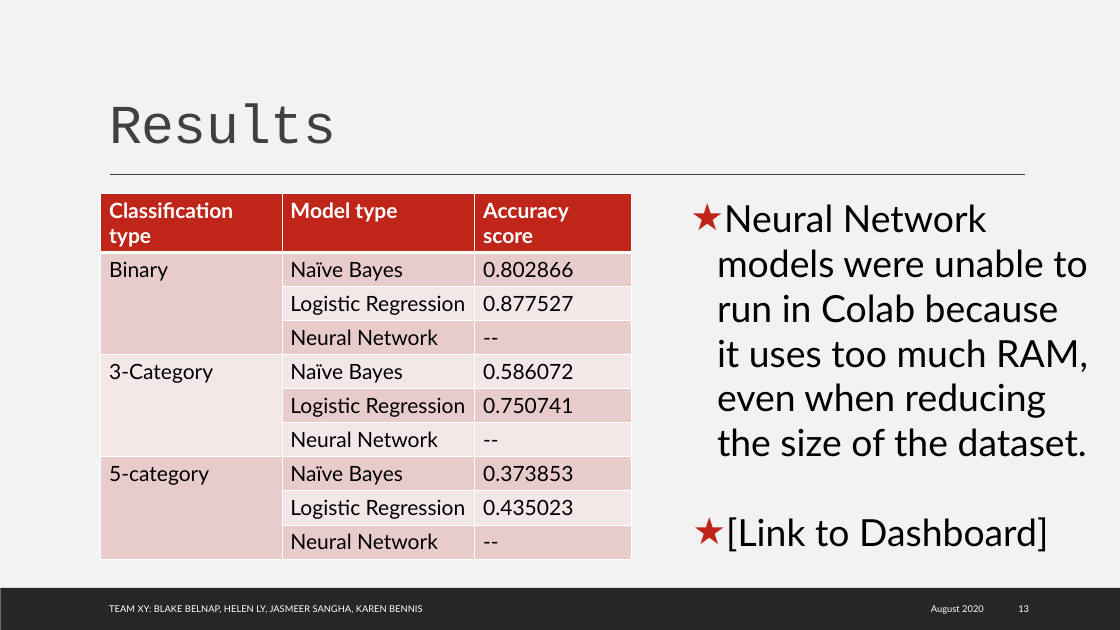
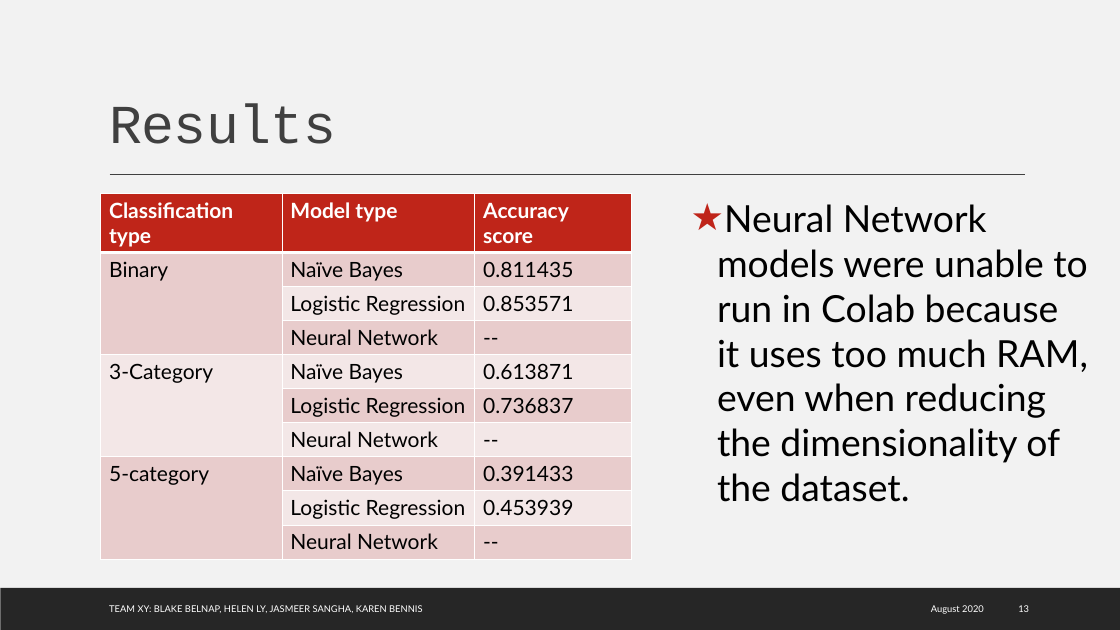
Before and after one commit to karenbennis/Xy, a slide deck: slide 13 of Team Xy Presentation.pptx. Drawn at 1120x630 pixels with LibreOffice and Linux fonts; fonts in the diff are those of the drawing; background and template pictures are left out. Boxes give left, top, right and bottom in pixels: in the first picture for what was removed or moved away, otherwise in the second. Text is boxed around its words. In the diff, an @@ line names an element or a change of style, - is before the commit and + after.

```diff
--- a/Team Xy Presentation.pptx
+++ b/Team Xy Presentation.pptx
@@ table at <box>101,194,631,553</box> @@
-row 2, column 3: 0.802866
+row 2, column 3: 0.811435
-row 3, column 3: 0.877527
+row 3, column 3: 0.853571
-row 5, column 3: 0.586072
+row 5, column 3: 0.613871
-row 6, column 3: 0.750741
+row 6, column 3: 0.736837
-row 8, column 3: 0.373853
+row 8, column 3: 0.391433
-row 9, column 3: 0.435023
+row 9, column 3: 0.453939
@@ text at <box>717,204,1088,502</box>: text changed @@
-★ Neural Network models were unable to run in Colab because it uses too much RAM, even when reducing the size of the dataset.
+★ Neural Network models were unable to run in Colab because it uses too much RAM, even when reducing the dimensionality of the dataset.
@@ text removed at <box>726,517,1048,552</box> @@
-★ [Link to Dashboard]
```
Also in this commit, not shown: 6 other slides changed, 1 other file.
